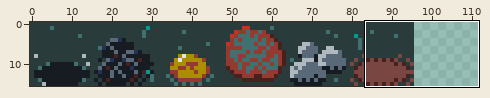
Edited in one commit: sprite sheet (art/source_blocks.png). The picture above shows the old version from afar; the outline marks the close-up.
Close-up. Old version:
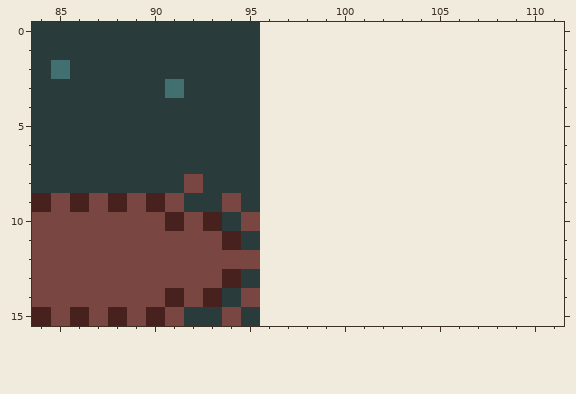
The file is 96x16 pixels. Shown: x 84..111, y 0..15. The old version is drawn lined up with the new one, on the new canvas.
Now the later version:
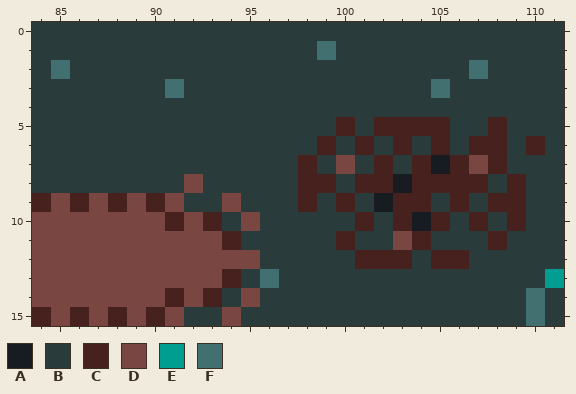
Palette (. is transparent): A #161c21  B #293b3b  C #47211d  D #7a4641  E #009e90  F #427070
Edits made:
canvas 96x16 -> 112x16
Colour A now appears in row 7 at x 105; in row 8 at x 103; in row 9 at x 102; in row 10 at x 104.
Colour B now appears in row 0 at x 96 to 111; in row 1 at x 96 to 98 and 100 to 111; in row 2 at x 96 to 106 and 108 to 111; in row 3 at x 96 to 104 and 106 to 111; in row 4 at x 96 to 111; in row 5 at x 96 to 99, 101, 106 to 107 and 109 to 111.
Colour B now appears in row 6 at x 96 to 98, 100, 102, 104, 106, 109 and 111; in row 7 at x 96 to 97, 99, 101, 103 and 109 to 111; in row 8 at x 96 to 97, 100, 108 and 110 to 111; in row 9 at x 96 to 97, 99, 101, 105, 107 and 110 to 111; in row 10 at x 96 to 100, 102, 106, 108 and 110 to 111; in row 11 at x 96 to 99, 101 to 102, 105 to 107 and 109 to 111.
Colour B now appears in row 12 at x 96 to 100, 104 and 107 to 111; in row 13 at x 97 to 110; in rows 14 to 15 at x 96 to 109 and 111.
Colour C now appears in row 5 at x 100, 102 to 105 and 108; in row 6 at x 99, 101, 103, 105, 107 to 108 and 110; in row 7 at x 98, 102, 104, 106 and 108; in row 8 at x 98 to 99, 101 to 102, 104 to 107 and 109; in row 9 at x 98, 100, 103 to 104, 106 and 108 to 109; in row 10 at x 101, 103, 105, 107 and 109.
Colour C now appears in row 11 at x 100, 104 and 108; in row 12 at x 101 to 103 and 105 to 106.
Colour D now appears in row 7 at x 100 and 107; in row 11 at x 103.
Colour E now appears in row 13 at x 111.
Colour F now appears in row 1 at x 99; in row 2 at x 107; in row 3 at x 105; in row 13 at x 96; in rows 14 to 15 at x 110.
